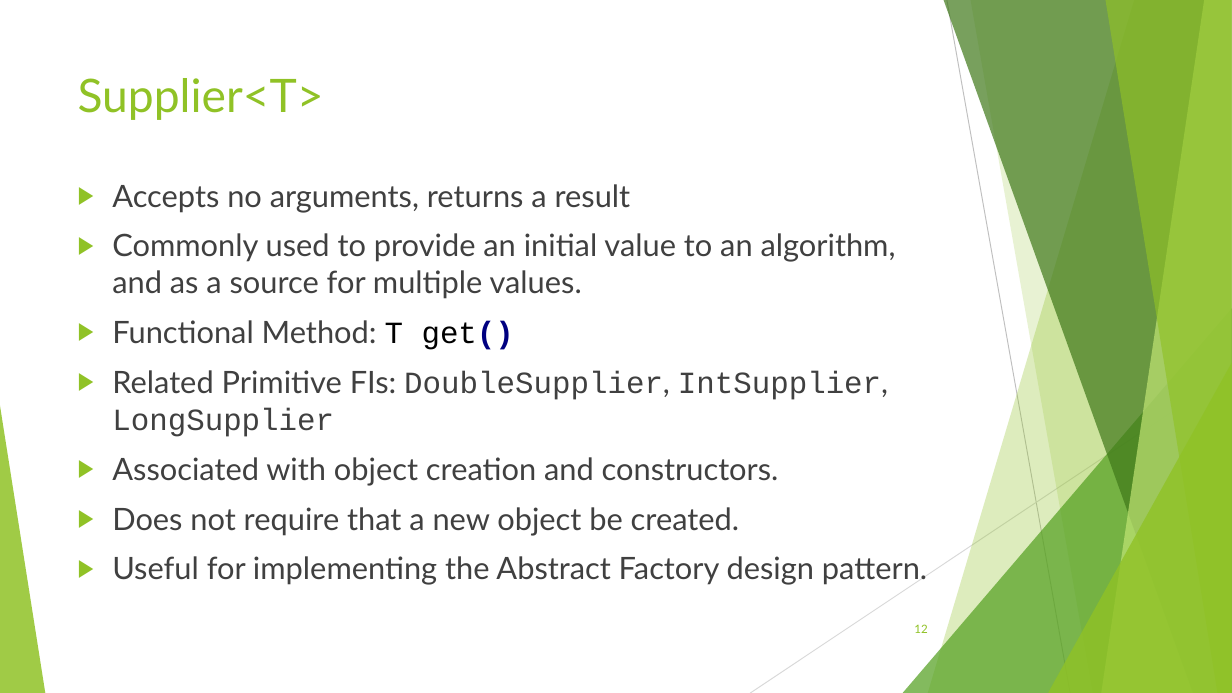
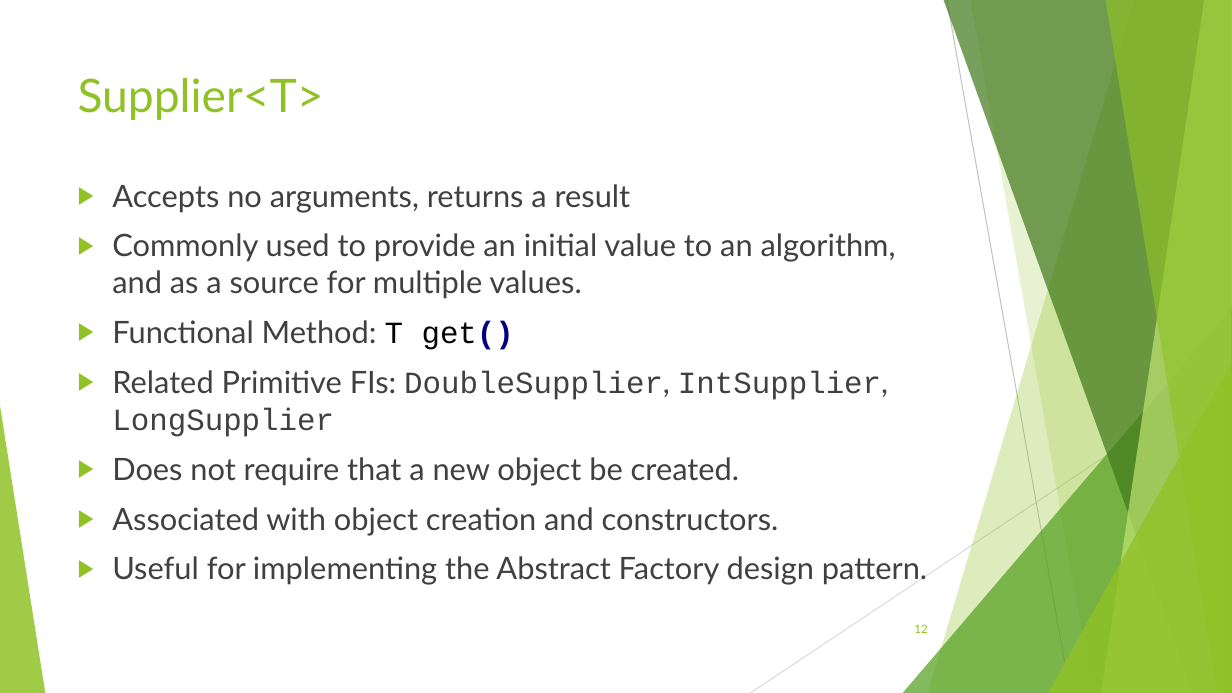
Before and after one commit to RichardRoda/2017-CodePaLOUsa-Lambda, a slide deck: slide 12 of Learning to Love the Lambda in the Stream.pptx. Drawn at 1232x693 pixels with LibreOffice and Linux fonts; fonts in the diff are those of the drawing. Boxes give left, top, right and bottom in pixels: in the first picture for what was removed or moved away, otherwise in the second. Text is boxed around its words. In the diff, an @@ line names an element or a change of style, - is before the commit and + after.

```diff
--- a/Learning to Love the Lambda in the Stream.pptx
+++ b/Learning to Love the Lambda in the Stream.pptx
@@ text at box(112, 457, 739, 486): paragraph added @@
+▶ Does not require that a new object be created.
@@ text at box(112, 507, 739, 536): paragraph removed @@
-▶ Does not require that a new object be created.
```
Also in this commit, not shown: 1 other slide changed, 1 slide added, 1 other file.
